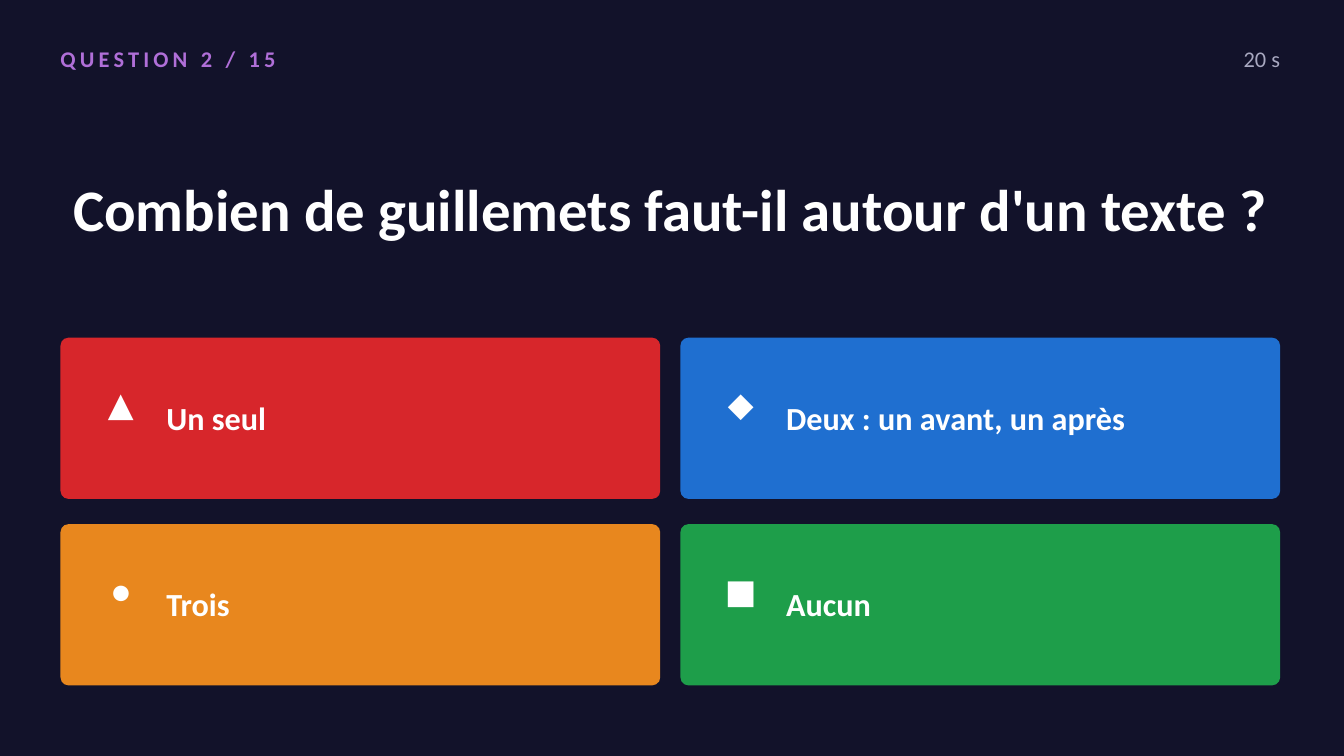
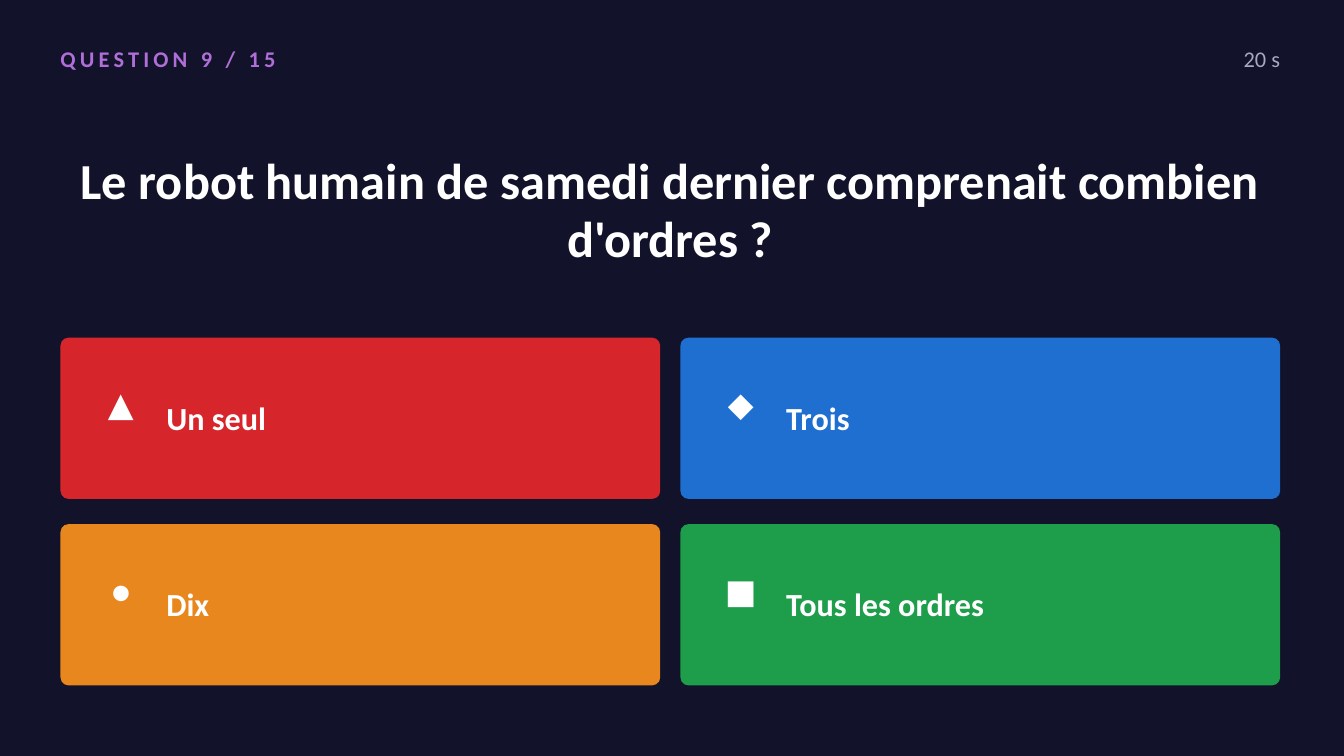
Before and after one commit to koffipierredamien/python-learning, a slide deck: slide 18 of 2-seances/S02-premier-contact/a-projeter/quiz-seance-1.pptx (slide 4 before the commit). Drawn at 1344x756 pixels with LibreOffice and Linux fonts; fonts in the diff are those of the drawing. Boxes give left, top, right and bottom in pixels: in the first picture for what was removed or moved away, otherwise in the second. Text is boxed around its words. In the diff, an @@ line names an element or a change of style, - is before the commit and + after.

```diff
--- a/2-seances/S02-premier-contact/a-projeter/quiz-seance-1.pptx
+++ b/2-seances/S02-premier-contact/a-projeter/quiz-seance-1.pptx
@@ text at (x1=60, y1=52, x2=276, y2=70): text changed @@
-QUESTION 2 / 15
+QUESTION 9 / 15
@@ text at (x1=81, y1=163, x2=1259, y2=258): text changed; size 42 to 36 pt @@
-Combien de guillemets faut-il autour d'un texte ?
+Le robot humain de samedi dernier comprenait combien d'ordres ?
@@ text at (x1=786, y1=407, x2=849, y2=431): text changed @@
-Deux : un avant, un après
+Trois
@@ text at (x1=166, y1=593, x2=209, y2=616): text changed @@
-Trois
+Dix
@@ text at (x1=786, y1=593, x2=984, y2=617): text changed @@
-Aucun
+Tous les ordres
```
Also in this commit, not shown: 19 other slides changed, 8 slides added, 8 slides removed, 5 other files.
